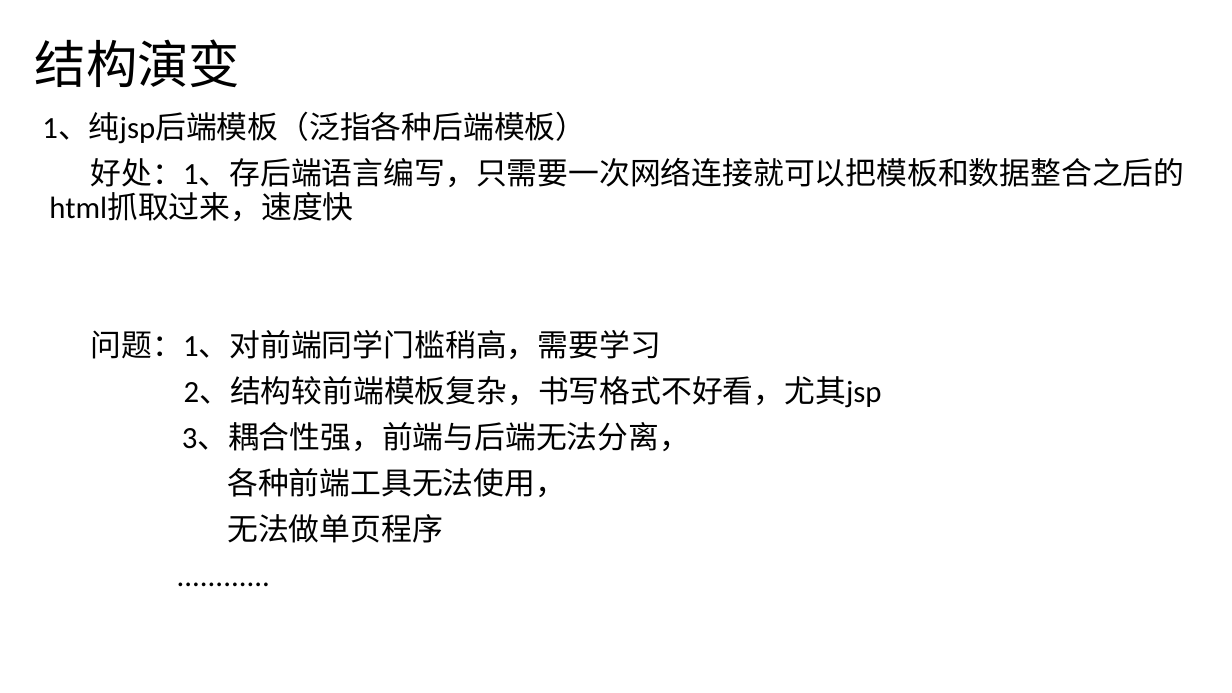
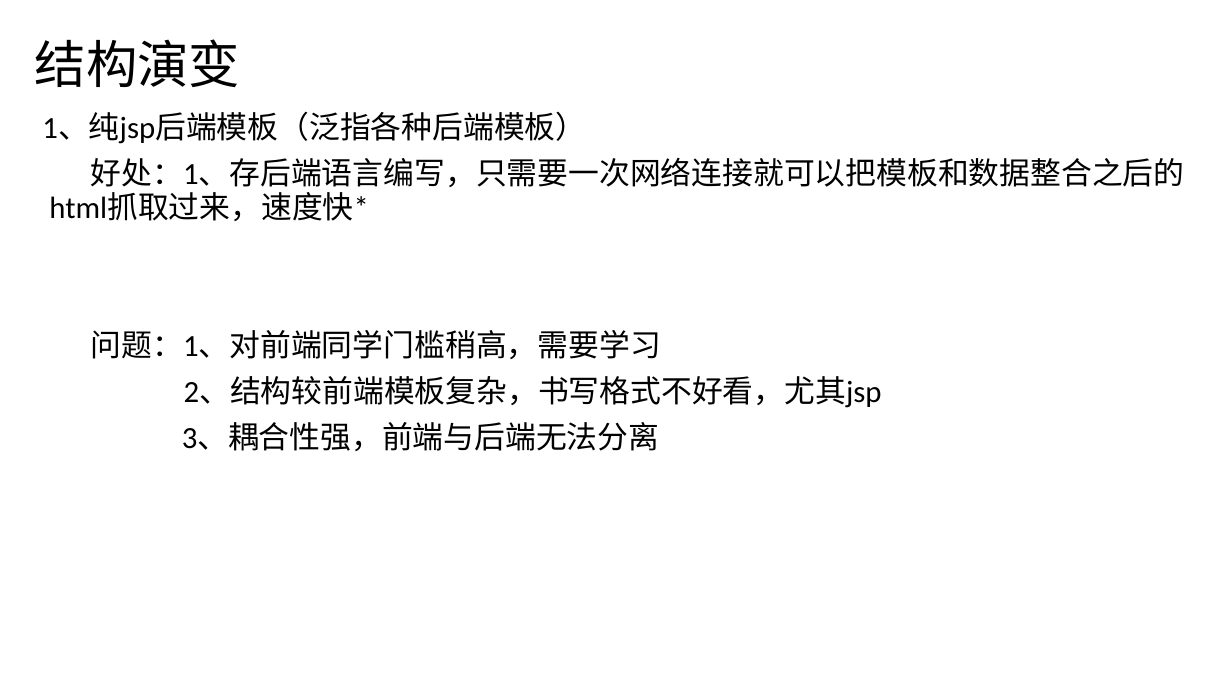
Before and after one commit to gaogaolater/JVFramework, a slide deck: slide 2 of H5前端介绍.pptx. Drawn at 1232x693 pixels with LibreOffice and Linux fonts; fonts in the diff are those of the drawing. Boxes give left, top, right and bottom in pixels: in the first picture for what was removed or moved away, otherwise in the second. Text is boxed around its words. In the diff, an @@ line names an element or a change of style, - is before the commit and + after.

```diff
--- a/H5前端介绍.pptx
+++ b/H5前端介绍.pptx
@@ subtitle at (49, 158, 1185, 221): text changed @@
-好处：1、存后端语言编写，只需要一次网络连接就可以把模板和数据整合之后的 html抓取过来，速度快
+好处：1、存后端语言编写，只需要一次网络连接就可以把模板和数据整合之后的 html抓取过来，速度快*
@@ subtitle at (182, 422, 660, 451): text changed @@
-3、耦合性强，前端与后端无法分离，
-各种前端工具无法使用，
-无法做单页程序
-............
+3、耦合性强，前端与后端无法分离
```
Also in this commit, not shown: 4 other slides changed, 3 slides removed.
